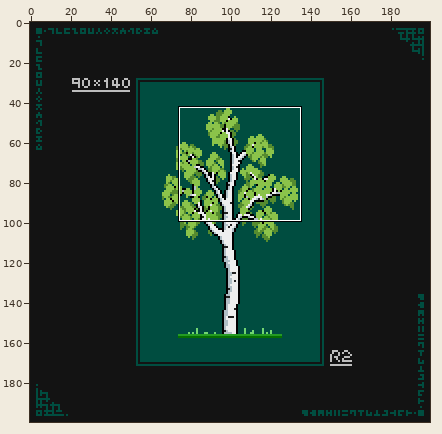
File history of a pixel-art file, works/pixel_dailies/pixel_dailies_20210812_birchtree.aseprite. The first picture is a wide view before the edit; the outline marks the close-up.
Close-up. First the earlier version:
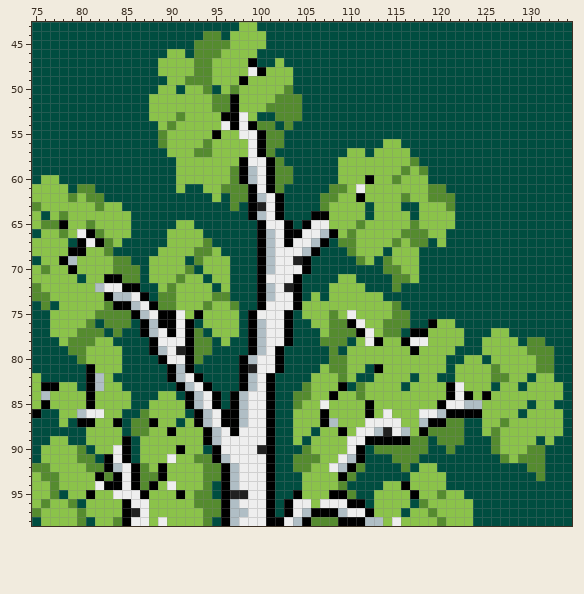
200x200 pixels, 1 frame. Shown: x 75..134, y 43..98.
After:
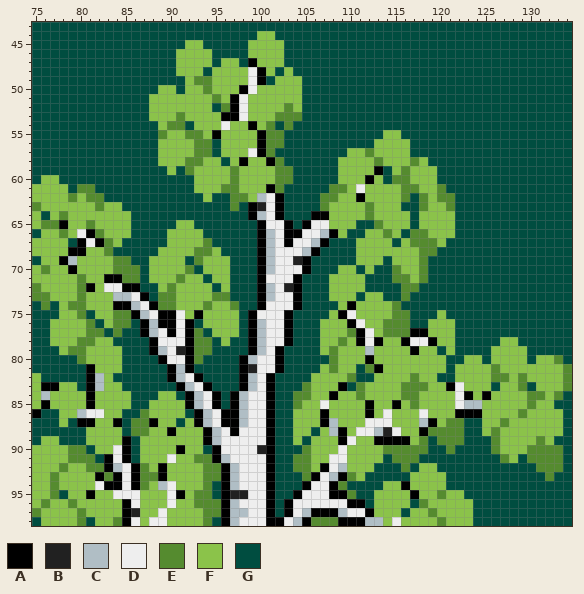
Palette (. is transparent): A #000000  B #212121  C #b0bec5  D #eeeeee  E #558b2f  F #8bc34a  G #004d40
Difference:
Layers "leaf_front", "leaf_back":
y 43: x 98..99 FF -> GG
y 44: x 94..95 EE -> GG; x 97..99 FFF -> GGG; x 101 G -> F
y 45: x 92..98 GEEEEFF -> FFGGGGG; x 101..102 GG -> FF
y 46: x 90 F -> G; x 92..98 GEEEFFF -> FFFGGGG; x 100..102 GGG -> FFF
y 47: x 89..90 FF -> GG; x 93..95 EEF -> FFG; x 98 F -> G; x 100..101 GG -> FF
y 48: x 89..90 FF -> GG; x 93..94 EE -> FG; x 102 F -> G
y 49: x 90..92 FFE -> GGF; x 98..101 AFFF -> FDAG; x 104 G -> F
y 50: x 95 G -> F; x 97..99 EFF -> FAD; x 103..104 EG -> FF
y 51: x 96 E -> F; x 98 F -> D; x 102..104 EEE -> FFF
y 52: x 95 E -> G; x 98 F -> D; x 101..102 EE -> FF; x 104 E -> F
y 53: x 100..101 GG -> FF
y 54: x 91..92 FF -> EG; x 97..98 AD -> FF; x 100 E -> F
y 55: x 92..93 FF -> EE; x 98..99 DD -> FF; x 114..115 GG -> FF
y 56: x 89 E -> F; x 93 F -> E; x 95 F -> G; x 99 D -> F; x 113 G -> F; x 116 G -> F
y 57: x 89 G -> F; x 95 F -> G; x 112 G -> E
y 58: x 89..90 GG -> FF; x 92..93 FF -> EE; x 96 F -> G; x 99..100 DD -> FF; x 113 F -> E; x 118 G -> F
y 59: x 90..92 GFF -> FGE; x 98..101 ACDA -> FFFF; x 113..114 FF -> AG; x 118..119 EG -> FF
y 60: x 91..92 FF -> GG; x 98..101 ACDA -> FFFF; x 114 F -> G; x 116 F -> E; x 119 G -> F
y 61: x 91 F -> G; x 93 G -> F; x 98..100 EAD -> FFF; x 116..117 FF -> EE; x 119 E -> F
y 62: x 94..95 GF -> FG; x 99 A -> F; x 117..119 FFE -> GEF
y 63: x 112 G -> E; x 118 F -> E
y 64: x 112 G -> E
y 65: x 111..113 EFF -> GGE; x 117 E -> G
y 66: x 110..111 EF -> GG; x 114 F -> E; x 116 E -> G; x 121 G -> F
y 67: x 109..110 EE -> GG; x 115 E -> G; x 119 G -> E
y 68: x 110 E -> G; x 114 G -> F; x 118..119 GG -> EE
y 69: x 111 E -> F; x 113..114 GE -> FG; x 118 G -> E
y 70: x 109..110 GG -> FF; x 112 G -> F; x 114 E -> G; x 118 G -> E
y 71: x 80 G -> E; x 108 G -> F; x 111 G -> F; x 118 G -> E
y 72: x 80..82 FFC -> EAF; x 115..117 EGG -> GEE
y 73: x 80 F -> E; x 83 A -> F; x 106 F -> G; x 111 F -> G; x 116 G -> E
y 74: x 79..80 FF -> EE; x 83 E -> F; x 105..108 FFFF -> GGGG; x 110 F -> A
y 75: x 77 F -> G; x 80..83 FFEE -> EGFF; x 105..109 FFFEF -> GGGFA; x 120 G -> F
y 76: x 83 E -> F; x 106 F -> G; x 108..109 EE -> FF; x 119 A -> F
y 77: x 80 E -> F; x 108..109 EE -> FF; x 116 G -> E; x 122 F -> G; x 126..127 FF -> GG
y 78: x 77 G -> F; x 79 E -> F; x 107..108 EE -> FF; x 110..111 GF -> FA; x 119 F -> A; x 122 F -> G; x 125..126 FF -> GG; x 130..131 EE -> GG
y 79: x 78 G -> F; x 107 G -> F; x 109 G -> F; x 112 F -> C; x 120 F -> G; x 125 F -> G; x 130..132 EEE -> GGG
y 80: x 109 E -> F; x 112 F -> A; x 130..133 FEEG -> GFFE
y 81: x 109 E -> F; x 111..112 FG -> GE; x 131..134 EEGG -> FFFE
y 82: x 109..110 EF -> FE; x 117 G -> E; x 129..130 FG -> EF; x 133..134 GG -> FE
y 83: x 116..118 GFF -> EEE; x 129..130 GF -> EG; x 134 G -> E
y 84: x 116..117 FF -> EE; x 121 A -> F; x 130..131 FF -> EE; x 133 F -> E
y 85: x 115 F -> A; x 117 F -> E; x 120..121 AD -> FF; x 130 G -> E
y 86: x 119..121 DCA -> FFF; x 129 G -> E
y 87: x 115 D -> F; x 120 A -> F
y 88: x 108 F -> C; x 116 C -> F
y 89: x 76 G -> F; x 78 F -> G; x 109 F -> A; x 111..112 DA -> FF; x 117 E -> F; x 131 G -> E
y 90: x 75 G -> F; x 79 F -> E; x 109..113 FDAGE -> DFFFF; x 132..133 GG -> EE
y 91: x 75 G -> F; x 79 F -> E; x 106 E -> F; x 108 F -> D; x 110..113 CAGG -> FFFF; x 129 E -> G; x 132..133 GG -> EE
y 92: x 75..76 EE -> FF; x 78 F -> E; x 107 F -> A; x 110..112 AEG -> FFF; x 130 E -> G; x 132..133 GG -> EE
y 93: x 76 E -> F; x 105..108 FFFF -> EADC; x 111 G -> F; x 131..132 EG -> GE
y 94: x 88..89 AF -> FC; x 105..108 FFFF -> ADDA
y 95: x 87 A -> F; x 90 F -> D; x 105..107 FFF -> DDD
y 96: x 80 G -> F; x 87 D -> F; x 90 F -> D; x 106 F -> D
y 97: x 87 D -> F; x 89 F -> D
y 98: x 87..88 DF -> FD
